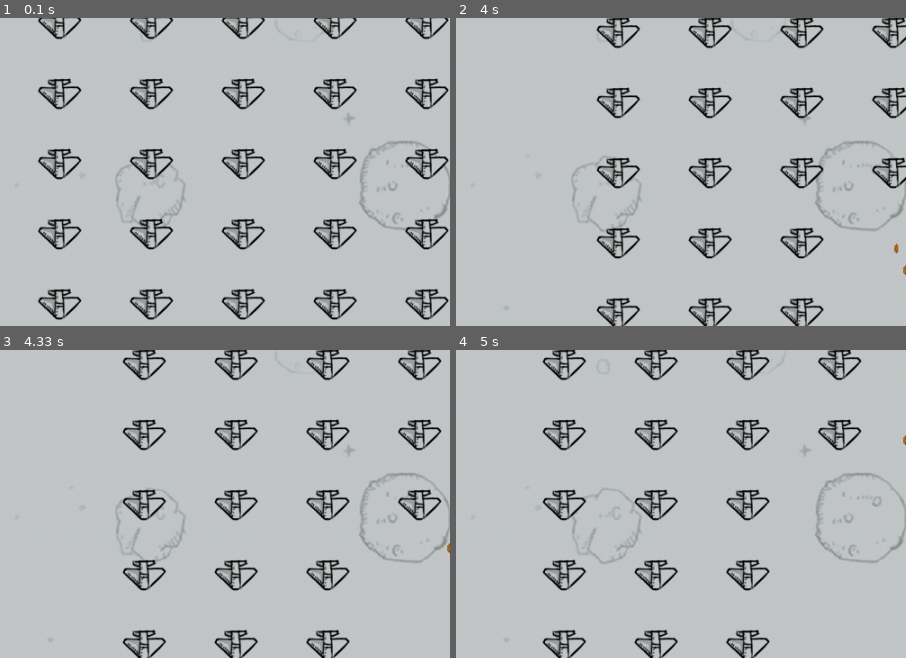
Above: before the commit, frames 1-4 (two rows, left to right).
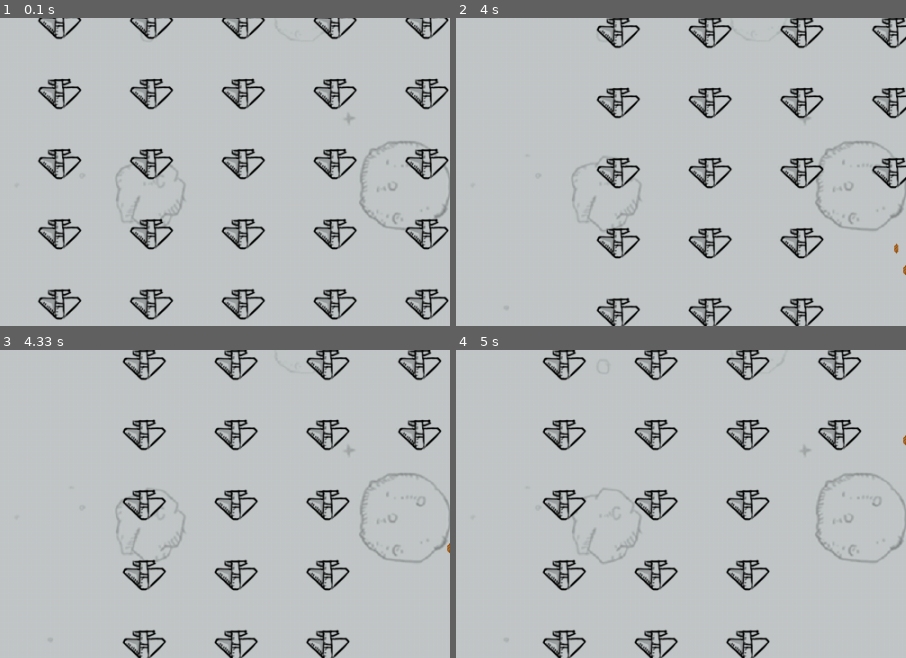
Above: after the commit, the same moments.

Repository: wtraceback/Pygame-Practice
Game: pygame game, started from Plane/main.py
Two runs of this game, one before a commit and one after it. Both use one fixed random seed, a clock stepped at 60 frames per second and the inputs below.
Inputs:
- Up to frame 1 (0.1 s): no input
- Up to frame 2 (4 s): tap Space at 0.33, 0.73, 1.03, 1.23, 1.53, 1.73, 2.03, 2.3, 2.6, 2.73, 3.03, 3.4, 3.7, 3.9 s; hold Right 0.67-1.13 s; hold Right 1.17-1.63 s; hold Left 1.67-2.2 s; hold Left 2.23-2.63 s; hold Right 2.67-3.3 s; hold Left 3.33-3.8 s; hold Right from 3.83 s (still down)
- Up to frame 3 (4.33 s): tap Space at 4.2 s; release Right at 4.3 s
- Up to frame 4 (5 s): hold Right 4.33-4.8 s; tap Space at 4.4, 4.7, 4.9 s; hold Left from 4.83 s (still down)
The pictures show only the part of the screen within x 2-52%, y 7-57%; the shares and areas given below are measured in that part.

Frames 1-2 are identical in both runs. In frame 3, 0.4% of the frame differs, in the area x 88-99%, y 45-56%; in frame 4, nothing differs.

Commit message:
改善项目的整体结构

Diff:
--- a/Plane/game_functions.py
+++ b/Plane/game_functions.py
@@ -36,49 +36,93 @@
         fighter.moving_right = False
 
 
-def blit_bg_image(sets, screen):
-    screen.blit(sets.bg_img, sets.bg_img_rect)
-
-
 def update_screen(sets, screen, fighter):
     # 绘制背景图
     blit_bg_image(sets, screen)
 
-    # 更新战斗机的坐标并绘制战斗机
-    fighter.update_coordinate()
+    # 绘制子弹
+    blit_bullets_img(sets)
+
+    # 绘制战斗机
     fighter.blit_img()
 
-    # 检测敌人战机是否到达屏幕边缘、更新敌人战机的坐标并绘制敌人战机
-    check_fleet_edges(sets)
-    update_enemy_fleet(sets)
-    blit_enemy_fleet(sets)
-
-    # 更新子弹的坐标并绘制子弹
-    update_bullets(sets)
+    # 绘制敌人舰队
+    blit_enemy_fleet_img(sets)
 
     # 重新绘制游戏窗口
     pygame.display.update()
 
 
-def update_bullets(sets):
+def blit_bg_image(sets, screen):
+    """绘制背景图"""
+    screen.blit(sets.bg_img, sets.bg_img_rect)
+
+
+def fire_bullet(sets, screen, fighter):
+    if len(sets.bullet_list) < sets.bullet_max_num:
+        new_bullet = Bullet(sets, screen, fighter)
+        sets.bullet_list.append(new_bullet)
+
+
+def update_bullets_coordinate(sets):
     # 更新子弹的坐标
     for b in sets.bullet_list:
         b.update_coordinate()
+
+    # 删除超出边界的子弹
+    for b in sets.bullet_list.copy():
         if b.rect.bottom < 0:
             sets.bullet_list.remove(b)
 
     # 检测更新后的子弹是否集中敌人战机，如果有，就删除相应的子弹和敌人战机
     collitions = list_collide(sets)
 
+
+def list_collide(sets):
+    """遍历所有的子弹，记录其中和敌机相撞的子弹与敌机"""
+    crashed = {}
+    for b in sets.bullet_list:
+        e = check_bullet_enemy_collide(b, sets)
+        if e:
+            crashed[b] = e
+            sets.bullet_list.remove(b)
+
+
+def check_bullet_enemy_collide(b, sets):
+    """判断子弹是否与某一架敌机相撞"""
+    crashed = []
+
+    for e in sets.enemy_list:
+        if collided(b, e):
+            crashed.append(e)
+            sets.enemy_list.remove(e)
+
+    return crashed
+
+
+def collided(b, e):
+    """两个矩形之间的碰撞检测"""
+    x1 = b.rect.x
+    y1 = b.rect.y
+    w1 = b.rect.w
+    h1 = b.rect.h
+
+    x2 = e.rect.x
+    y2 = e.rect.y
+    w2 = e.rect.w
+    h2 = e.rect.h
+
+    if (abs((x1 + w1 / 2) - (x2 + w2 / 2)) < abs((w1 + w2) / 2)):
+        if abs((y1 + h1 / 2) - (y2 + h2 / 2)) < abs((h1 + h2) / 2):
+            return True
+
+    return False
+
+
+def blit_bullets_img(sets):
     # 绘制子弹
     for b in sets.bullet_list:
         b.blit_img()
-
-
-def fire_bullet(sets, screen, fighter):
-    if len(sets.bullet_list) < sets.bullet_max_num:
-        new_bullet = Bullet(sets, screen, fighter)
-        sets.bullet_list.append(new_bullet)
 
 
 def create_enemy_fleet(sets, screen, fighter_tool):
@@ -122,14 +166,13 @@
     sets.enemy_list.append(new_enemy)
 
 
-def update_enemy_fleet(sets):
+def update_enemy_fleet_coordinate(sets):
+    """检测敌人战机是否碰到左右边界"""
+    check_fleet_edges(sets)
+
+    # 更新敌人战机的坐标
     for enemy in sets.enemy_list:
         enemy.update_coordinate()
-
-
-def blit_enemy_fleet(sets):
-    for enemy in sets.enemy_list:
-        enemy.blit_img()
 
 
 def check_fleet_edges(sets):
@@ -148,42 +191,6 @@
     sets.enemy_direction *= (-1)
 
 
-def list_collide(sets):
-    """遍历所有的子弹，记录其中和敌机相撞的子弹与敌机"""
-    crashed = {}
-    for b in sets.bullet_list:
-        e = check_bullet_enemy_collide(b, sets)
-        if e:
-            crashed[b] = e
-            sets.bullet_list.remove(b)
-
-
-def check_bullet_enemy_collide(b, sets):
-    """判断子弹是否与某一架敌机相撞"""
-    crashed = []
-
-    for e in sets.enemy_list:
-        if collided(b, e):
-            crashed.append(e)
-            sets.enemy_list.remove(e)
-
-    return crashed
-
-
-def collided(b, e):
-    """两个矩形之间的碰撞检测"""
-    x1 = b.rect.x
-    y1 = b.rect.y
-    w1 = b.rect.w
-    h1 = b.rect.h
-
-    x2 = e.rect.x
-    y2 = e.rect.y
-    w2 = e.rect.w
-    h2 = e.rect.h
-
-    if (abs((x1 + w1 / 2) - (x2 + w2 / 2)) < abs((w1 + w2) / 2)):
-        if abs((y1 + h1 / 2) - (y2 + h2 / 2)) < abs((h1 + h2) / 2):
-            return True
-
-    return False
+def blit_enemy_fleet_img(sets):
+    for enemy in sets.enemy_list:
+        enemy.blit_img()
--- a/Plane/main.py
+++ b/Plane/main.py
@@ -8,7 +8,8 @@
 def main():
     sets = Settings()
 
-    # pygame 初始化   创建一个屏幕对象（即游戏窗口，用于显示游戏元素）
+    # pygame 初始化
+    # 创建一个屏幕对象（即游戏窗口，用于显示游戏元素）
     pygame.init()
     screen = pygame.display.set_mode(sets.size)
     pygame.display.set_caption(sets.caption)
@@ -23,6 +24,17 @@
     while True:
         # 监听键盘和鼠标事件
         gf.check_events(sets, screen, fighter)
+
+        #更新战斗机的坐标
+        fighter.update_coordinate()
+
+        # 更新子弹的坐标，并且进行子弹和敌人战机的碰撞检测
+        gf.update_bullets_coordinate(sets)
+
+        # 检测敌人战机是否到达屏幕边缘、更新敌人战机的坐标
+        gf.update_enemy_fleet_coordinate(sets)
+
+        # 绘制背景图、绘制子弹、绘制战斗机、绘制敌人舰队、重新绘制游戏窗口
         gf.update_screen(sets, screen, fighter)
 
 
